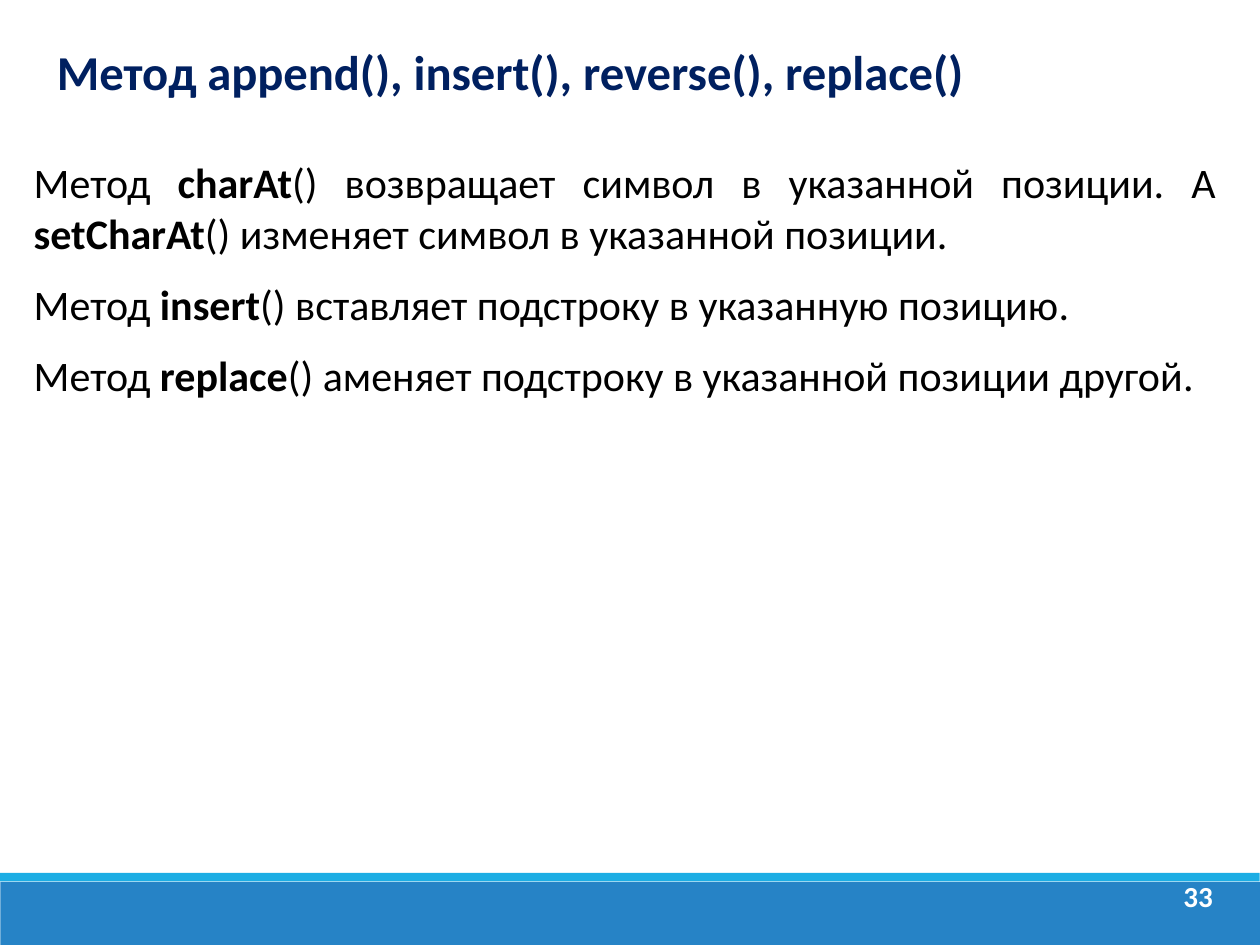
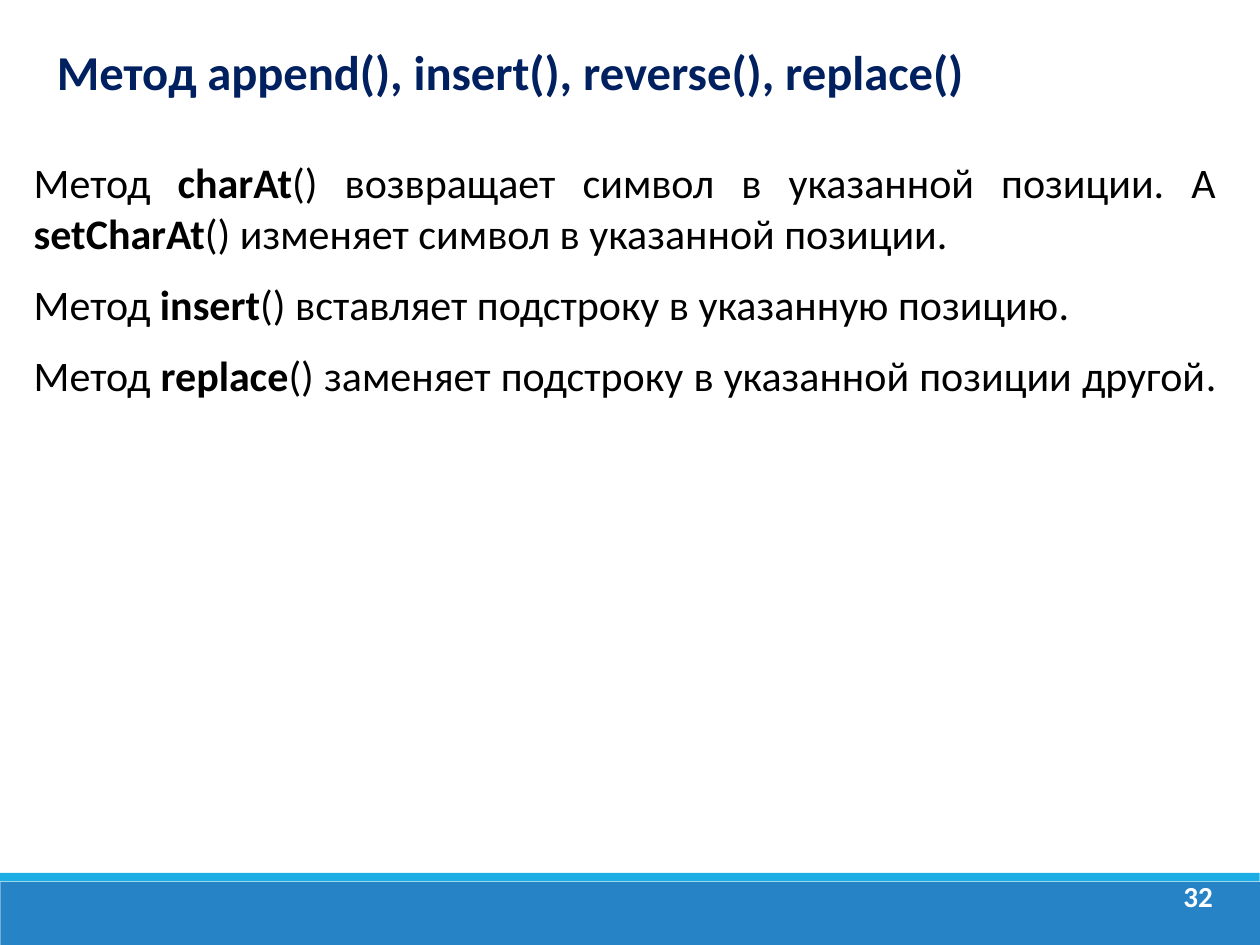
Before and after one commit to dmitry-academy/academy_5220, a slide deck: slide 32 of academy5220/resources/presentations/Java Lection 5. Пакеты.Math.String.ppt (slide 33 before the commit). Drawn at 1260x945 pixels with LibreOffice and Linux fonts; fonts in the diff are those of the drawing; background and template pictures are left out. Boxes give left, top, right and bottom in pixels: in the first picture for what was removed or moved away, otherwise in the second. Text is boxed around its words. In the diff, an @@ line names an element or a change of style, - is before the commit and + after.

```diff
--- a/academy5220/resources/presentations/Java Lection 5. Пакеты.Math.String.ppt
+++ b/academy5220/resources/presentations/Java Lection 5. Пакеты.Math.String.ppt
@@ text at bbox=[34, 360, 1216, 398]: text changed @@
-Метод replace() аменяет подстроку в указанной позиции другой.
+Метод replace() заменяет подстроку в указанной позиции другой.
@@ page number at bbox=[1183, 888, 1212, 907]: text changed @@
-33
+32
```
Also in this commit, not shown: 4 other slides changed, 1 slide removed, 44 other files.
